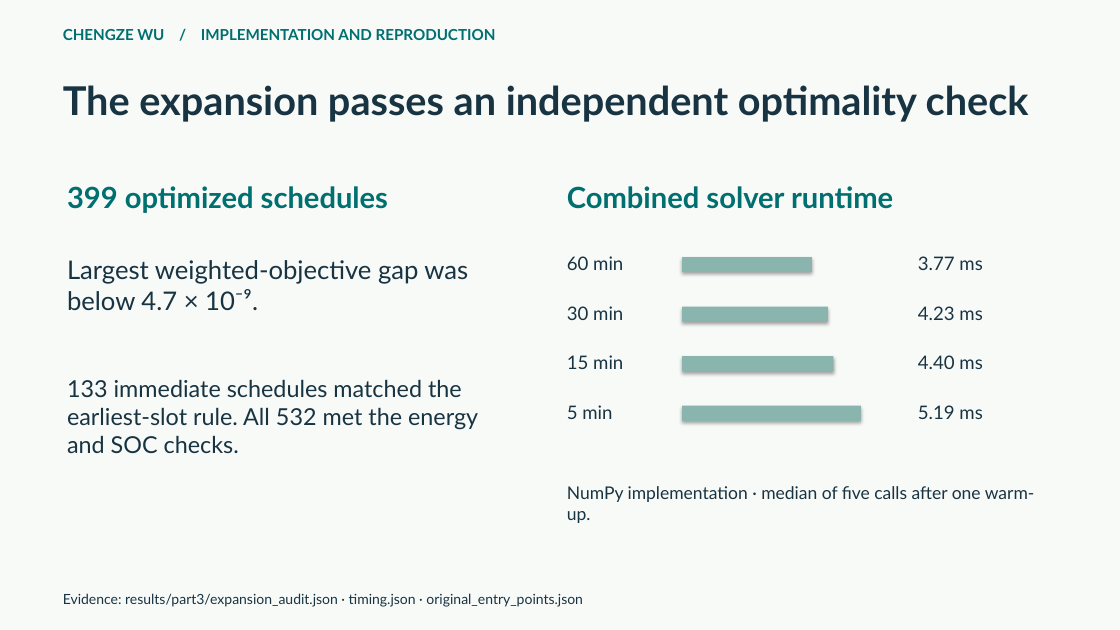
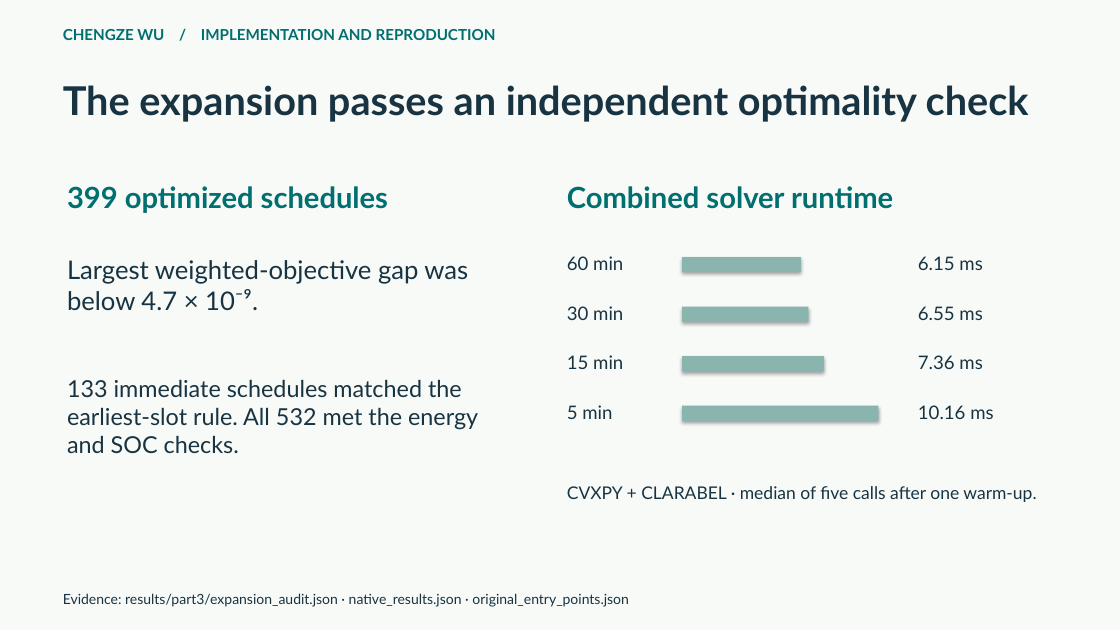
Before and after one commit to jasonw040409/EV_Charging_Project, a slide deck: slide 3 of docs/reviews/part3_slides.pptx. Drawn at 1120x630 pixels with LibreOffice and Linux fonts; fonts in the diff are those of the drawing. Boxes give left, top, right and bottom in pixels: in the first picture for what was removed or moved away, otherwise in the second. Text is boxed around its words. In the diff, an @@ line names an element or a change of style, - is before the commit and + after.

```diff
--- a/docs/reviews/part3_slides.pptx
+++ b/docs/reviews/part3_slides.pptx
@@ rectangle: place and size @@
-rectangle at (682, 257, 812, 272)
+rectangle at (682, 257, 801, 272)
@@ text at (918, 256, 982, 270): text changed @@
-3.77 ms
+6.15 ms
@@ rectangle: place and size @@
-rectangle at (682, 307, 828, 322)
+rectangle at (682, 307, 809, 322)
@@ text at (918, 306, 982, 320): text changed @@
-4.23 ms
+6.55 ms
@@ rectangle: place and size @@
-rectangle at (682, 356, 833, 371)
+rectangle at (682, 356, 824, 371)
@@ text at (918, 355, 982, 369): text changed @@
-4.40 ms
+7.36 ms
@@ rectangle: place and size @@
-rectangle at (682, 406, 861, 421)
+rectangle at (682, 406, 879, 421)
@@ text at (918, 405, 993, 419): text changed @@
-5.19 ms
+10.16 ms
@@ text at (567, 486, 1036, 502): text changed @@
-NumPy implementation · median of five calls after one warm-up.
+CVXPY + CLARABEL · median of five calls after one warm-up.
@@ text at (63, 593, 629, 607): text changed @@
-Evidence: results/part3/expansion_audit.json · timing.json · original_entry_points.json
+Evidence: results/part3/expansion_audit.json · native_results.json · original_entry_points.json
```
Also in this commit, not shown: 5 other files.
